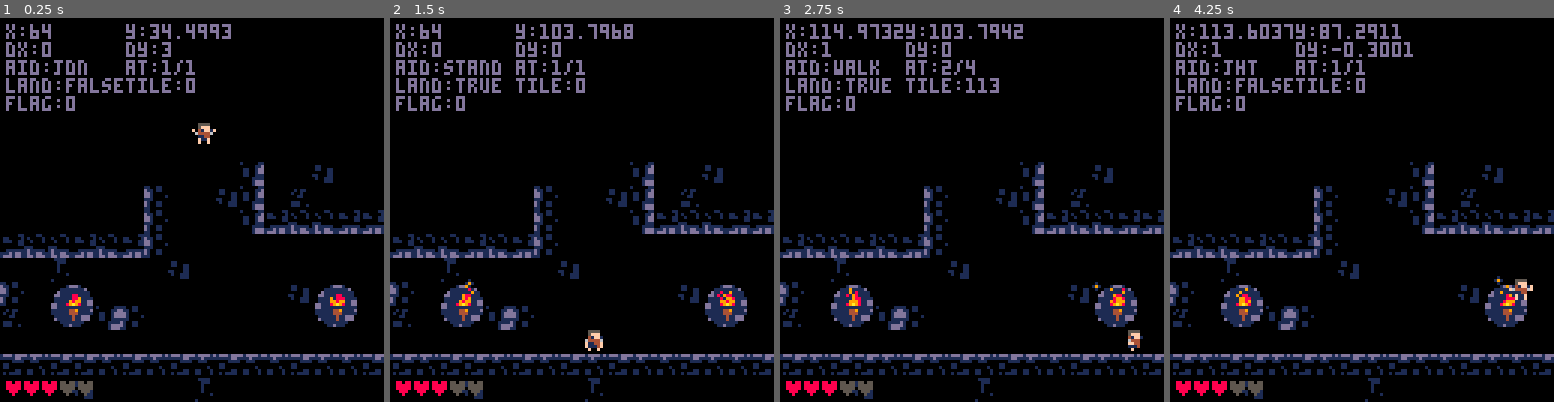
Above: before the commit, frames 1-4 (left to right).
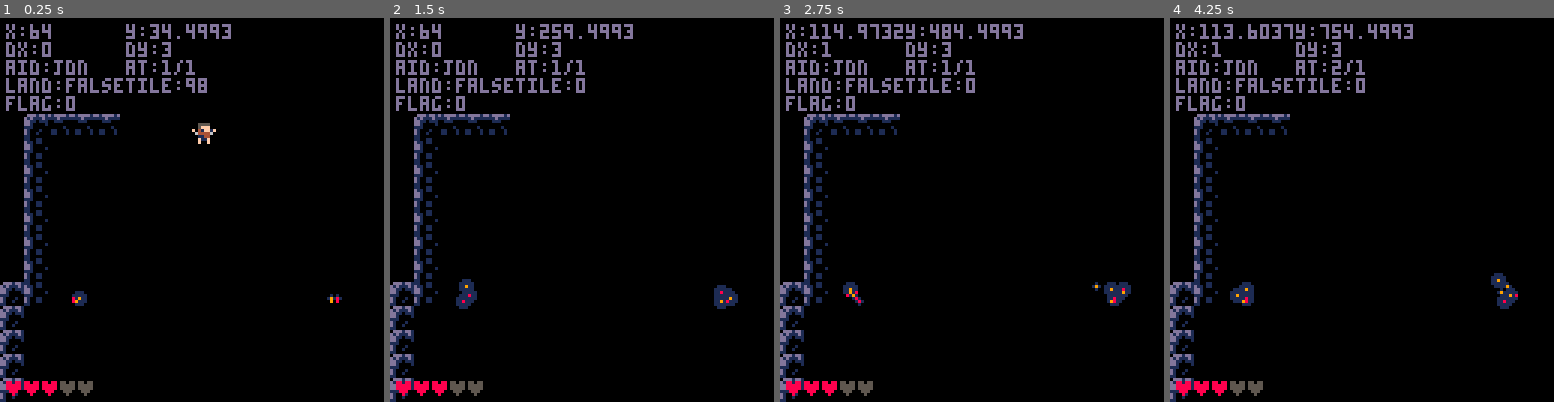
Above: after the commit, the same moments.

Repository: bruno-force/Return-to-Asgard
Game: PICO-8 cartridge game.p8
Same seed, same stepped clock (60 frames per second), same inputs: the game is played once before the commit and once after it.
Inputs:
- Up to frame 1 (0.25 s): no input
- Up to frame 2 (1.5 s): tap X (X key) at 0.33, 1.07 s
- Up to frame 3 (2.75 s): hold Right 1.6-2.1 s; tap X (X key) at 1.85 s; hold Right from 2.47 s (still down)
- Up to frame 4 (4.25 s): tap X (X key) at 2.97, 4.08 s; release Right at 3.03 s; hold Left 3.08-3.58 s; hold Right from 4.02 s (still down)

The runs differ from the first frame. In frame 1, 12% of the frame differs, in the area x 0-100%, y 15-100%; in frame 2, 12%; in frame 3, 12%; in frame 4, 12%, in the area x 0-100%, y 1-100%.

Commit message:
chore: change sprites

Diff:
--- a/game.p8
+++ b/game.p8
@@ -87,14 +87,14 @@
 0000011001100010d100110000001111010011100111000000000011000000000000000000000000000000000000000000000000000000000000000000000000
 0101111001100010d100110000001ddd000011100111001000000011000000000000000000000000000000000000000000000000000000000000000000000000
 00000000000000001100000000001ddd000000000000000000000111000000000000000000000000000000000000000000000000000000000000000000000000
-00001100000000110011110000000000000000000000000000000000000000000000000000000000000000000000000000000000000000000000000000000000
-01000010011000010001110000000000000000000000000000000000000000000000000000000000000000000000000000000000000000000000000000000000
-00100010011100110001000000000000000000000000000000000000000000000000000000000000000000000000000000000000000000000000000000000000
-00000000000000110001000000000000000000000000000000000000000000000000000000000000000000000000000000000000000000000000000000000000
-11100000000000000001000000000000000000000000000000000000000000000000000000000000000000000000000000000000000000000000000000000000
-1d111110001111110000001000000000000000000000000000000000000000000000000000000000000000000000000000000000000000000000000000000000
-1d11dd11111d1dd10000000000000000000000000000000000000000000000000000000000000000000000000000000000000000000000000000000000000000
-1dd1ddd11ddd1dd10100000000000000000000000000000000000000000000000000000000000000000000000000000000000000000000000000000000000000
+0000110000000011001111000ddd1dd1000000000000000000000000000000000000000000000000000000000000000000000000000000000000000000000000
+010000100110000100011100d1d111d1000000000000000000000000000000000000000000000000000000000000000000000000000000000000000000000000
+001000100111001100010000dd110111000000000000000000000000000000000000000000000000000000000000000000000000000000000000000000000000
+000000000000001100010000dd100001000000000000000000000000000000000000000000000000000000000000000000000000000000000000000000000000
+11100000000000000001000011100000000000000000000000000000000000000000000000000000000000000000000000000000000000000000000000000000
+1d1111100011111100000010d1000100000000000000000000000000000000000000000000000000000000000000000000000000000000000000000000000000
+1d11dd11111d1dd100000000d1001000000000000000000000000000000000000000000000000000000000000000000000000000000000000000000000000000
+1dd1ddd11ddd1dd10100000011000000000000000000000000000000000000000000000000000000000000000000000000000000000000000000000000000000
 00000000000000000000000000000000000000000000000000000000000000000000000000000000000000000000000000000000000000000000000000000000
 0000001ddd1000000000000000000000000000000000000000000000000000000000000000000000000000000000000000000000000000000000000000000000
 000011111111d0000000000000000000000000000000000000000000000000000000000000000000000000000000000000000000000000000000000000000000
@@ -117,19 +117,19 @@
 0000000000000000000000000000000000000000000000000000000000000000000000000000000000000000000000000000000000000000000000000000000000000000000000000000000000000000000000000000000000000000000000000000000000000000000000000000000000000000000000000000000000000000
 0000000000000000000000000000000000000000000000000000000000000000000000000000000000000000000000000000000000000000000000000000000000000000000000000000000000000000000000000000000000000000000000000000000000000000000000000000000000000000000000000000000000000000
 0000000000000000000000000000000000000000000000000000000000000000000000000000000000000000000000000000000000000000000000000000000000000000000000000000000000000000000000000000000000000000000000000000000000000000000000000000000000000000000000000000000000000000
-0000000000000000000000000000000000000000000000000000000000000000000000000000000000000000000000000000000000000000000000000000000000000000000000000000000000000000000000000000000000000000000000000000000000000000000000000000000000000000000000000000000000000000
-0000000000000000000000000000000000000000000000000000000000000000000000000000000000000000000000000000000000000000000000000000000000000000000000000000000000000000000000000000000000000000000000000000000000000000000000000000000000000000000000000000000000000000
-0000000000000000000000000000000000000000000000000000000000000000000000000000000000000000000000000000000000000000000000000000000000000000000000000000000000000000000000000000000000000000000000000000000000000000000000000000000000000000000000000000000000000000
-0000000000000000000043000044000000000000000000000000000000000000000000000000000000000000000000000000000000000000000000000000000000000000000000000000000000000000000000000000000000000000000000000000000000000000000000000000000000000000000000000000000000000000
-0000000000004200004443004500000000000000000000000000000000000000000000000000000000000000000000000000000000000000000000000000000000000000000000000000000000000000000000000000000000000000000000000000000000000000000000000000000000000000000000000000000000000000
-0000000000004263636343515050515100000000000000000000000000000000000000000000000000000000000000000000000000000000000000000000000000000000000000000000000000000000000000000000000000000000000000000000000000000000000000000000000000000000000000000000000000000000
-5150505150514200000000000000000000000000000000000000000000000000000000000000000000000000000000000000000000000000000000000000000000000000000000000000000000000000000000000000000000000000000000000000000000000000000000000000000000000000000000000000000000000000
-0000520000000044000000000000000000000000000000000000000000000000000000000000000000000000000000000000000000000000000000000000000000000000000000000000000000000000000000000000000000000000000000000000000000000000000000000000000000000000000000000000000000000000
-4200606100000000000000004460610000000000000000000000000000000000000000000000000000000000000000000000000000000000000000000000000000000000000000000000000000000000000000000000000000000000000000000000000000000000000000000000000000000000000000000000000000000000
-4500707143420000000000000070710000000000000000000000000000000000000000000000000000000000000000000000000000000000000000000000000000000000000000000000000000000000000000000000000000000000000000000000000000000000000000000000000000000000000000000000000000000000
-0000000000000000000000000000000000000000000000000000000000000000000000000000000000000000000000000000000000000000000000000000000000000000000000000000000000000000000000000000000000000000000000000000000000000000000000000000000000000000000000000000000000000000
-4041404041404140414041414041414040404040404000000000000000000000000000000000000000000000000000000000000000000000000000000000000000000000000000000000000000000000000000000000000000000000000000000000000000000000000000000000000000000000000000000000000000000000
-0000474400000000520000000000000000000000000000000000000000000000000000000000000000000000000000000000000000000000000000000000000000000000000000000000000000000000000000000000000000000000000000000000000000000000000000000000000000000000000000000000000000000000
+0000006262620000620000006200626262620062626262626200000000000000000000000000000000000000000000000000000000000000000000000000000000000000000000000000000000000000000000000000000000000000000000000000000000000000000000000000000000000000000000000000000000000000
+6253414141626262626262626262626262626262626262620000000000000000000000000000000000000000000000000000000000000000000000000000000000000000000000000000000000000000000000000000000000000000000000000000000000000000000000000000000000000000000000000000000000000000
+6242626262626262626262626262626262626262626262620000000000000000000000000000000000000000000000000000000000000000000000000000000000000000000000000000000000000000000000000000000000000000000000000000000000000000000000000000000000000000000000000000000000000000
+6242626262626262626262626262736262626262626262620000000000000000000000000000000000000000000000000000000000000000000000000000000000000000000000000000000000000000000000000000000000000000000000000000000000000000000000000000000000000000000000000000000000000000
+6242626262626262626262626262626262626262626262620000000000000000000000000000000000000000000000000000000000000000000000000000000000000000000000000000000000000000000000000000000000000000000000000000000000000000000000000000000000000000000000000000000000000000
+6242626262626262626262626262626262626262626262620000000000000000000000000000000000000000000000000000000000000000000000000000000000000000000000000000000000000000000000000000000000000000000000000000000000000000000000000000000000000000000000000000000000000000
+6242626262626262626262626262626262626262626262620000000000000000000000000000000000000000000000000000000000000000000000000000000000000000000000000000000000000000000000000000000000000000000000000000000000000000000000000000000000000000000000000000000000000000
+6242626262626262626262626262626262626262626262620000000000000000000000000000000000000000000000000000000000000000000000000000000000000000000000000000000000000000000000000000000000000000000000000000000000000000000000000000000000000000000000000000000000000000
+5342626262626262626262626262626262626262626262620000000000000000000000000000000000000000000000000000000000000000000000000000000000000000000000000000000000000000000000000000000000000000000000000000000000000000000000000000000000000000000000000000000000000000
+5362626262626262626262626262626262626262626262620000000000000000000000000000000000000000000000000000000000000000000000000000000000000000000000000000000000000000000000000000000000000000000000000000000000000000000000000000000000000000000000000000000000000000
+5362626262626262626262626262626262626262626262620000000000000000000000000000000000000000000000000000000000000000000000000000000000000000000000000000000000000000000000000000000000000000000000000000000000000000000000000000000000000000000000000000000000000000
+5362626262626262626262626262626262626262626262620000000000000000000000000000000000000000000000000000000000000000000000000000000000000000000000000000000000000000000000000000000000000000000000000000000000000000000000000000000000000000000000000000000000000000
+5362626262626262626262626262626262626262626262620000000000000000000000000000000000000000000000000000000000000000000000000000000000000000000000000000000000000000000000000000000000000000000000000000000000000000000000000000000000000000000000000000000000000000
 0000004700000000000000000044000000000000000000000000000000000000000000000000000000000000000000000000000000000000000000000000000000000000000000000000000000000000000000000000000000000000000000000000000000000000000000000000000000000000000000000000000000000000
 0044000000000000000044000000000000000000000000000000000000000000000000000000000000000000000000000000000000000000000000000000000000000000000000000000000000000000000000000000000000000000000000000000000000000000000000000000000000000000000000000000000000000000
 
